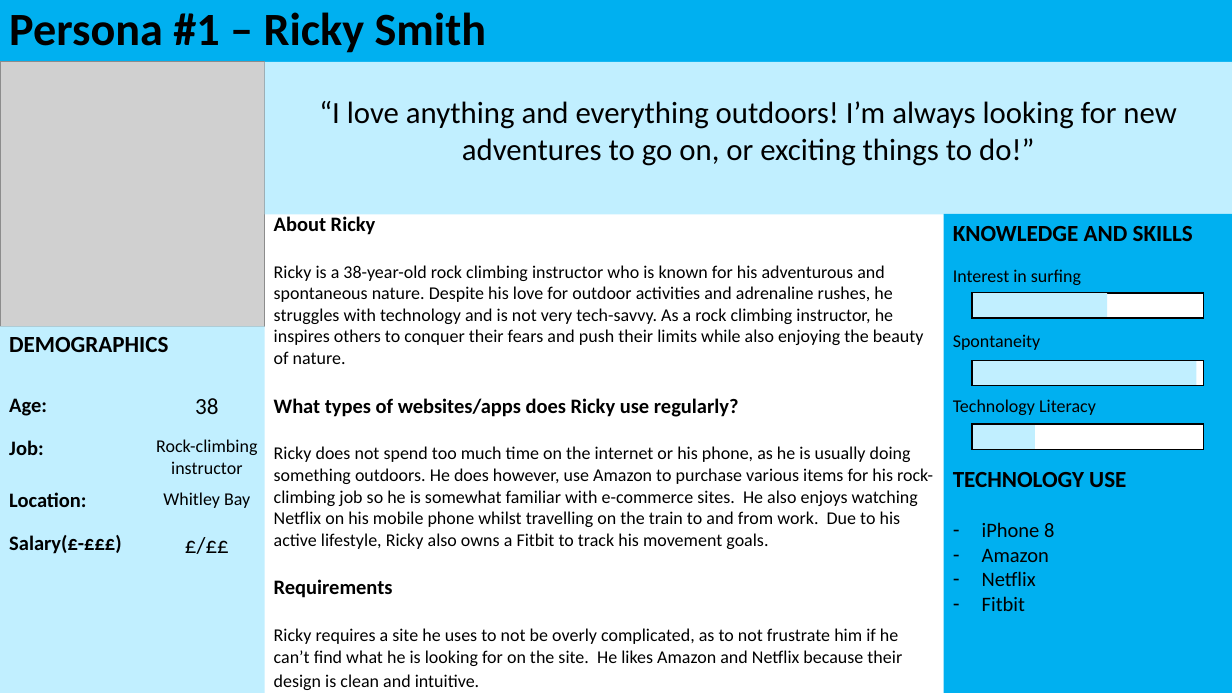
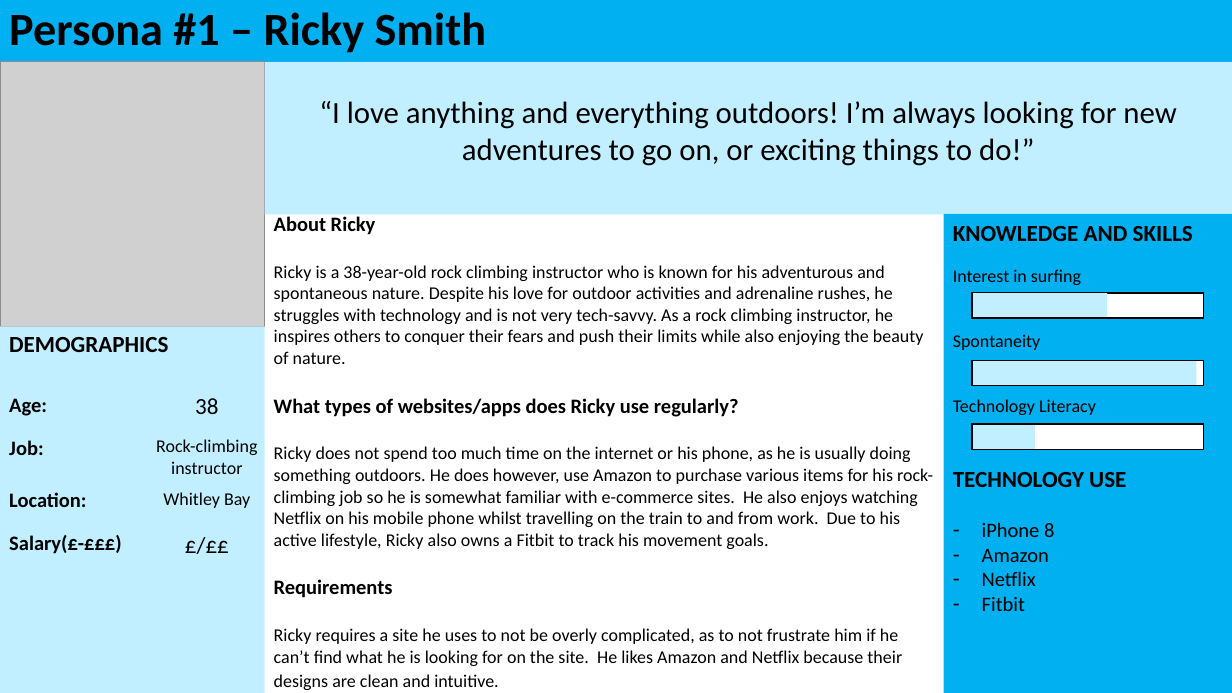
Before and after one commit to benkelly2/KV6002, a slide deck: slide 6 of KV6002_21 TOR Presentation.pptx. Drawn at 1232x693 pixels with LibreOffice and Linux fonts; fonts in the diff are those of the drawing; grey boxes stand for pictures. Boxes give left, top, right and bottom in pixels: in the first picture for what was removed or moved away, otherwise in the second. Text is boxed around its words. In the diff, an @@ line names an element or a change of style, - is before the commit and + after.

```diff
--- a/KV6002_21 TOR Presentation.pptx
+++ b/KV6002_21 TOR Presentation.pptx
@@ text at [274,628,902,690]: text changed @@
-Ricky requires a site he uses to not be overly complicated, as to not frustrate him if he can’t find what he is looking for on the site. He likes Amazon and Netflix because their design is clean and intuitive.
+Ricky requires a site he uses to not be overly complicated, as to not frustrate him if he can’t find what he is looking for on the site. He likes Amazon and Netflix because their designs are clean and intuitive.
```
